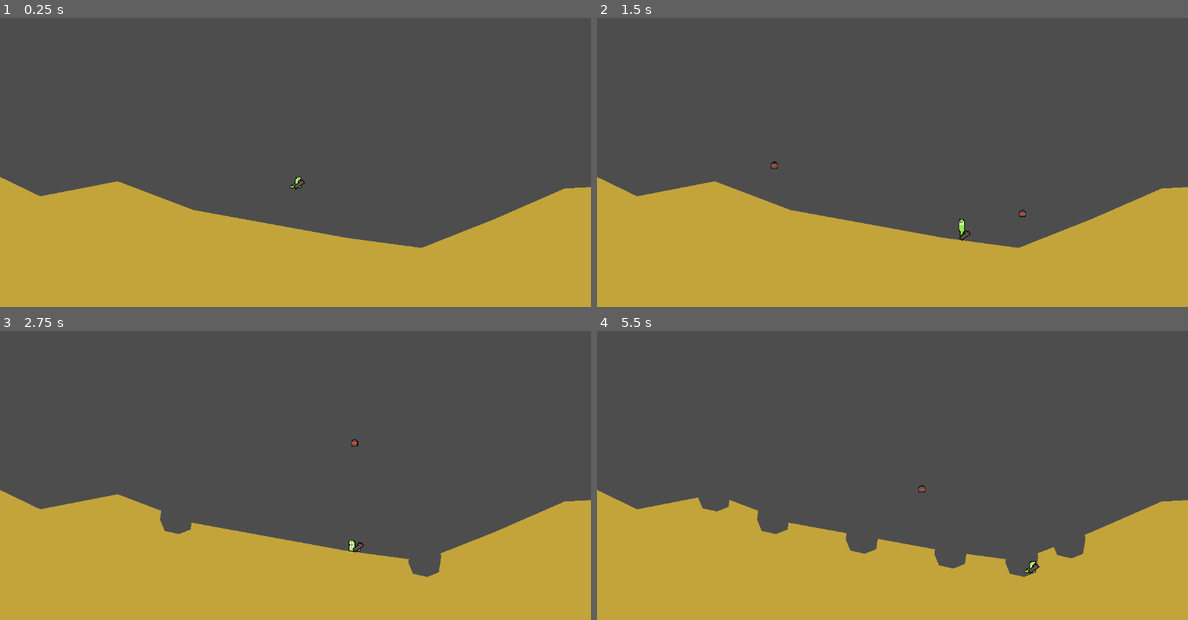
Above: before the commit, frames 1-4 (two rows, left to right).
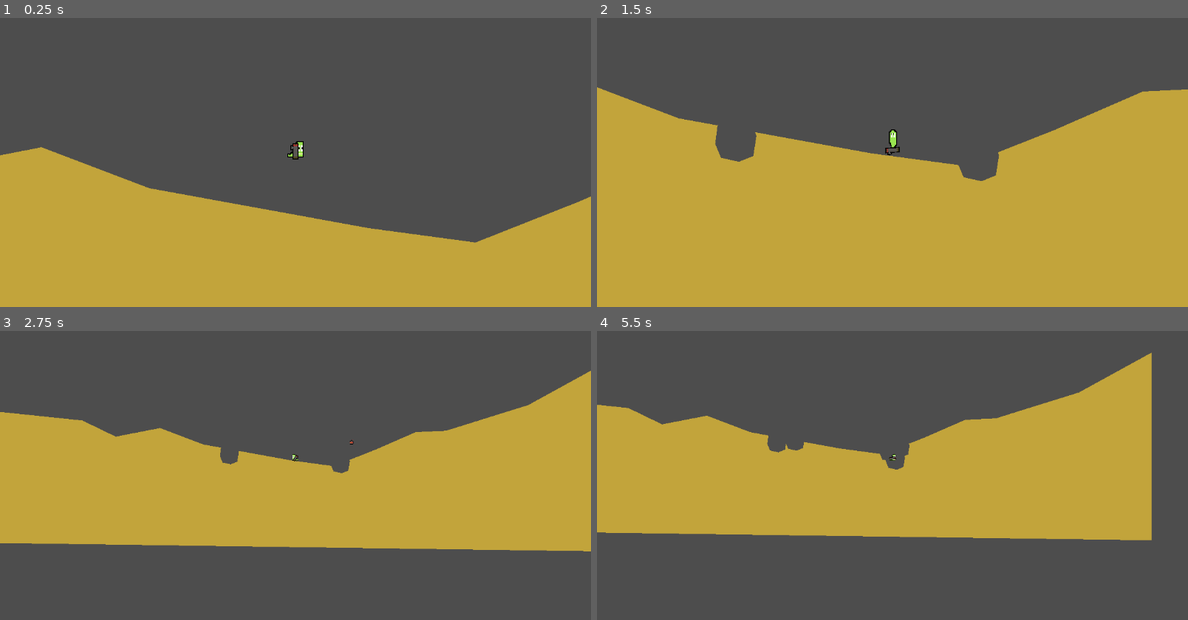
Above: after the commit, the same moments.

Repository: WilliamOFDavis/slugs_2d
Game: Godot game, scene res://Scenes/levels/level.tscn
Two runs of this game, one before a commit and one after it. Both use one fixed random seed, a clock stepped at 60 frames per second and the inputs below.
Inputs (mouse positions are in pixels of both pictures, inside the frame that each line leads up to):
- Up to frame 1 (0.25 s): no input
- Up to frame 2 (1.5 s): move the mouse to (1022, 124) at 0.52 s; hold D (move_right) from 0.53 s (still down); right-click (1022, 124) at 0.6 s; click (1022, 124) at 0.67 s; tap Space (jump) at 0.77 s; move the mouse to (774, 156) at 1.27 s; right-click (774, 156) at 1.35 s; click (774, 156) at 1.42 s
- Up to frame 3 (2.75 s): tap Space (jump) at 1.52 s; move the mouse to (354, 380) at 2.02 s; release D (move_right) at 2.03 s; hold A (move_left) from 2.03 s (still down); right-click (354, 380) at 2.1 s; click (354, 380) at 2.17 s
- Up to frame 4 (5.5 s): move the mouse to (862, 521) at 2.77 s; release A (move_left) at 2.78 s; hold D (move_right) 2.78-4.28 s; right-click (862, 521) at 2.85 s; click (862, 521) at 2.92 s; tap Space (jump) at 3.02, 3.77, 4.52 s; move the mouse to (1069, 504) at 3.52 s; right-click (1069, 504) at 3.6 s; click (1069, 504) at 3.67 s; move the mouse to (715, 403) at 4.27 s; hold A (move_left) 4.28-5.03 s; right-click (715, 403) at 4.35 s; click (715, 403) at 4.42 s; move the mouse to (922, 455) at 5.02 s; hold D (move_right) from 5.03 s (still down); right-click (922, 455) at 5.1 s; click (922, 455) at 5.17 s

The runs differ from the first frame. In frame 1, 5.8% of the frame differs, in the area x 0-100%, y 42-80%; in frame 2, 28%; in frame 3, 57%; in frame 4, 61%, in the area x 0-100%, y 7-100%.

Commit message:
commit before changes

Diff:
--- a/Scenes/levels/level.tscn
+++ b/Scenes/levels/level.tscn
@@ -6,9 +6,6 @@
 
 [node name="Level" type="Node2D"]
 script = ExtResource("1_u52ul")
-
-[node name="Camera2D" type="Camera2D" parent="."]
-zoom = Vector2(0.7, 0.7)
 
 [node name="Projectiles" type="Node2D" parent="."]
 
--- a/Scenes/slugs/slug.gd
+++ b/Scenes/slugs/slug.gd
@@ -2,6 +2,7 @@
 
 var jumping = false
 var gravity: float = 50.0
+var is_zooming_out: bool = false
 # Called when the node enters the scene tree for the first time.
 func _ready() -> void:
 	$AnimatedSprite2D.play("walk")
@@ -12,17 +13,29 @@
 	pass
 
 func _physics_process(_delta: float) -> void:
+	$AnimatedSprite2D/RocketLauncher.look_at(get_global_mouse_position())
+	if is_zooming_out:
+		$Camera2D.zoom = lerp($Camera2D.zoom,Vector2(0.4,0.4), 0.2)
+	else:
+		$Camera2D.zoom = lerp($Camera2D.zoom,Vector2(1,1), 0.2)
 	var x_direction: float = Input.get_axis("move_left","move_right")
 	velocity.x = 200 * x_direction
 	if x_direction == -1:
+		$AnimatedSprite2D/RocketLauncher.flip_v = true
 		$AnimatedSprite2D.flip_h = true
 	elif x_direction == 1:
+		$AnimatedSprite2D/RocketLauncher.flip_v= false
 		$AnimatedSprite2D.flip_h = false
 	if !is_on_floor():
 		velocity.y += gravity
 	if is_on_floor() and jumping:
 		jumping = false
 		$AnimatedSprite2D.play("walk")
+	if Input.is_action_just_pressed("right_mouse"):
+		if is_zooming_out:
+			is_zooming_out = false
+		else:
+			is_zooming_out = true
 	if Input.is_action_just_pressed("jump") and is_on_floor():
 		$AnimatedSprite2D.play("jump")
 		jumping = true
--- a/Scenes/slugs/slug.tscn
+++ b/Scenes/slugs/slug.tscn
@@ -84,10 +84,11 @@
 speed_scale = 2.0
 
 [node name="RocketLauncher" type="Sprite2D" parent="AnimatedSprite2D"]
-position = Vector2(5, 10.5)
-rotation = -0.628319
+position = Vector2(0, 10)
 texture = ExtResource("4_qqoxf")
 
 [node name="CollisionPolygon2D" type="CollisionPolygon2D" parent="."]
 position = Vector2(0, 16)
 polygon = PackedVector2Array(15, -15, 16, 15, -19, 15, -3, 4, 0, -13)
+
+[node name="Camera2D" type="Camera2D" parent="."]
--- a/project.godot
+++ b/project.godot
@@ -46,6 +46,11 @@
 "events": [Object(InputEventKey,"resource_local_to_scene":false,"resource_name":"","device":-1,"window_id":0,"alt_press …(191 unchanged characters)…
 ]
 }
+right_mouse={
+"deadzone": 0.2,
+"events": [Object(InputEventMouseButton,"resource_local_to_scene":false,"resource_name":"","device":-1,"window_id":0,"alt_pressed":false,"shift_pressed":false,"ctrl_pressed":false,"meta_pressed":false,"button_mask":2,"position":Vector2(239, 0),"global_position":Vector2(248, 48),"factor":1.0,"button_index":2,"canceled":false,"pressed":true,"double_click":false,"script":null)
+]
+}
 
 [rendering]
 
Binary file added: Graphics/Sprite-0002.aseprite
Binary file added: Graphics/Sprite-0005.aseprite
Binary file added: Graphics/Sprite-0006.aseprite
Binary file added: Graphics/Sprite-0007.aseprite
Not shown, added: readme.md
